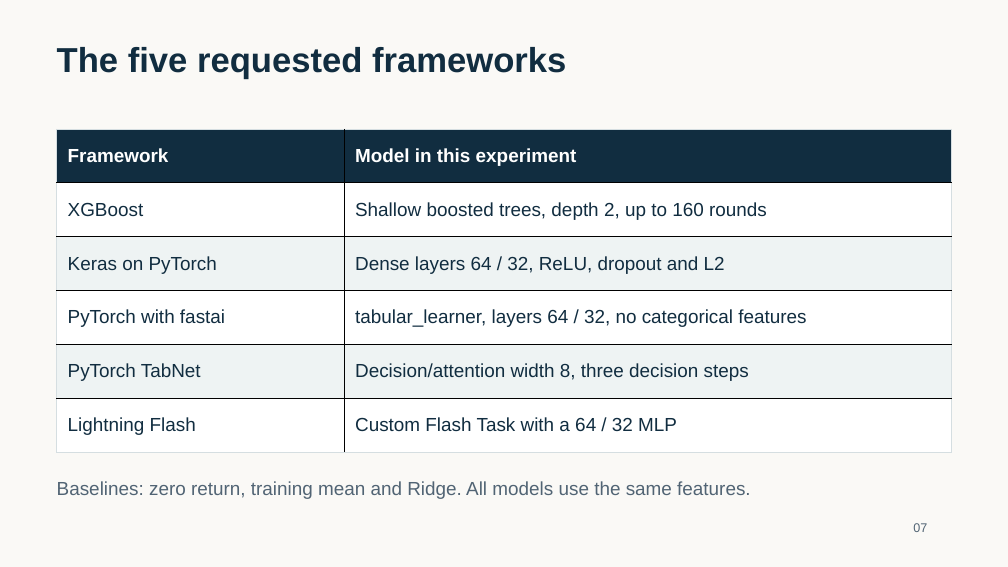
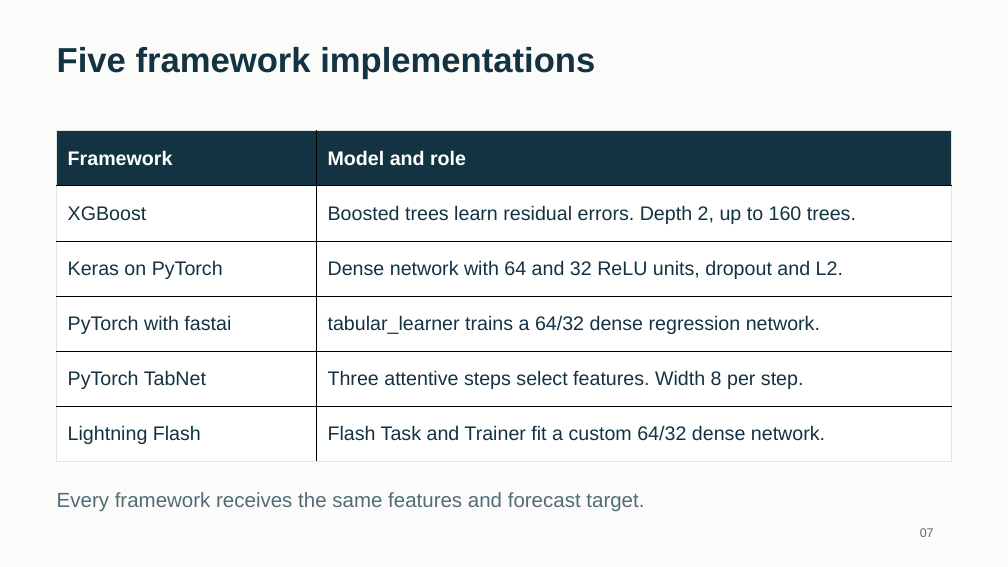
Before and after one commit to Darshansg76/Team12-Nifty-Commodities-Return-Prediction, a slide deck: slide 7 of deliverables/Team_12_Presentation.pptx. Drawn at 1008x567 pixels with LibreOffice and Linux fonts; fonts in the diff are those of the drawing. Boxes give left, top, right and bottom in pixels: in the first picture for what was removed or moved away, otherwise in the second. Text is boxed around its words. In the diff, an @@ line names an element or a change of style, - is before the commit and + after.

```diff
--- a/deliverables/Team_12_Presentation.pptx
+++ b/deliverables/Team_12_Presentation.pptx
@@ background #FAF9F6 to #FBFCFA @@
@@ text at (57, 47, 595, 79): text changed; text colour #112D40 to #143342 @@
-The five requested frameworks
+Five framework implementations
@@ table at (57, 131, 952, 462) @@
-row 1, column 2: Model in this experiment
+row 1, column 2: Model and role
-row 2, column 2: Shallow boosted trees, depth 2, up to 160 rounds
+row 2, column 2: Boosted trees learn residual errors. Depth 2, up to 160 trees.
-row 3, column 2: Dense layers 64 / 32, ReLU, dropout and L2
+row 3, column 2: Dense network with 64 and 32 ReLU units, dropout and L2.
-row 4, column 2: tabular_learner, layers 64 / 32, no categorical features
+row 4, column 2: tabular_learner trains a 64/32 dense regression network.
-row 5, column 2: Decision/attention width 8, three decision steps
+row 5, column 2: Three attentive steps select features. Width 8 per step.
-row 6, column 2: Custom Flash Task with a 64 / 32 MLP
+row 6, column 2: Flash Task and Trainer fit a custom 64/32 dense network.
@@ fill #112D40 to #143342 in row 1 @@
@@ fill #EEF3F3 to #FFFFFF in 4 cells @@
@@ size 18 to 18.8 pt in "Framework", "XGBoost", "Keras on PyTorch", "PyTorch with fastai" and 2 more places @@
@@ text colour #112D40 to #143342 in "XGBoost", "Keras on PyTorch", "PyTorch with fastai", "PyTorch TabNet" and 1 more places @@
@@ borders changed @@
@@ text at (57, 492, 644, 511): text changed; size 18 to 19.5 pt; text colour #516474 to #536B75 @@
-Baselines: zero return, training mean and Ridge. All models use the same features.
+Every framework receives the same features and forecast target.
@@ text "07": place and size @@
-text "07" at (913, 523, 927, 532)
+text "07" at (920, 528, 934, 537)
@@ text "07" at (920, 528, 934, 537): text colour #516474 to #536B75 @@
```
Also in this commit, not shown: 5 other slides changed, 10 slides added, 10 slides removed, 4 other files.
